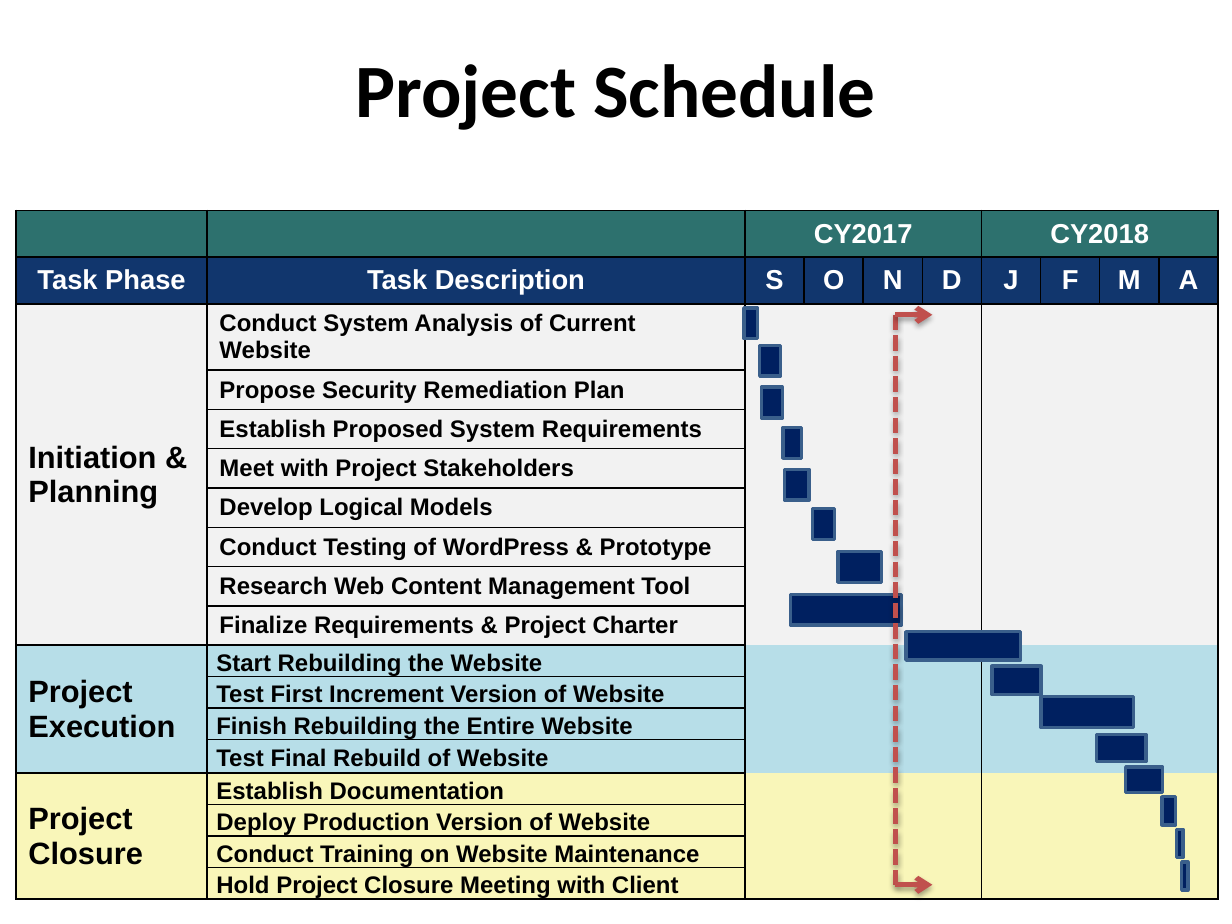
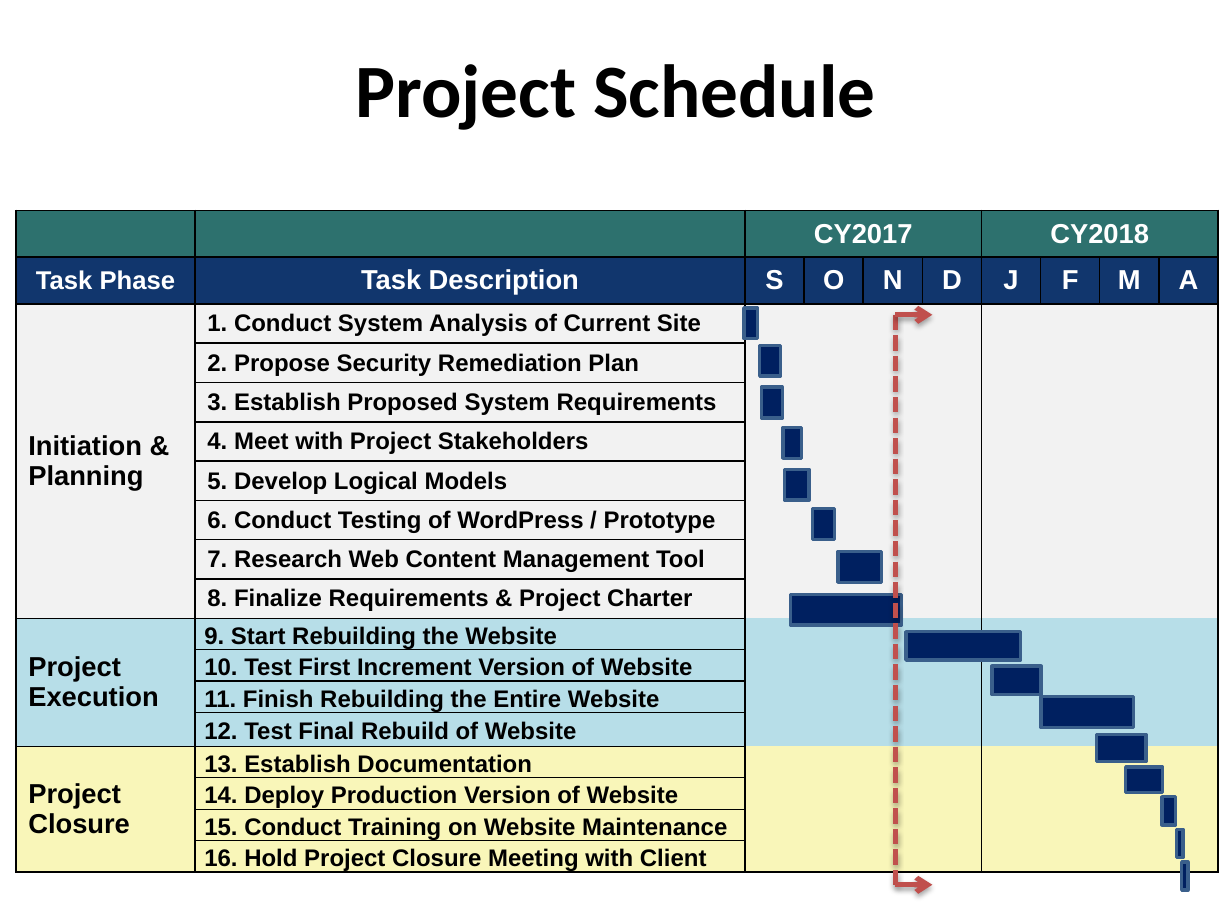
Before and after one commit to ehsantos11/MIST7590-Smithgall-Project, a slide deck: slide 5 of SGW Project Update (Final) 15Nov17.pptx. Drawn at 1232x924 pixels with LibreOffice and Linux fonts; fonts in the diff are those of the drawing; background and template pictures are left out. Boxes give left, top, right and bottom in pixels: in the first picture for what was removed or moved away, otherwise in the second. Text is boxed around its words. In the diff, an @@ line names an element or a change of style, - is before the commit and + after.

Commit message:
Updated Project Update (Final) 15Nov17
Needs team review

```diff
--- a/SGW Project Update (Final) 15Nov17.pptx
+++ b/SGW Project Update (Final) 15Nov17.pptx
@@ table at box(16, 211, 1217, 898) @@
-row 3, column 2: Conduct System Analysis of Current Website
+row 3, column 2: 1. Conduct System Analysis of Current Site
-row 4, column 2: Propose Security Remediation Plan
+row 4, column 2: 2. Propose Security Remediation Plan
-row 5, column 2: Establish Proposed System Requirements
+row 5, column 2: 3. Establish Proposed System Requirements
-row 6, column 2: Meet with Project Stakeholders
+row 6, column 2: 4. Meet with Project Stakeholders
-row 7, column 2: Develop Logical Models
+row 7, column 2: 5. Develop Logical Models
-row 8, column 2: Conduct Testing of WordPress & Prototype
+row 8, column 2: 6. Conduct Testing of WordPress / Prototype
-row 9, column 2: Research Web Content Management Tool
+row 9, column 2: 7. Research Web Content Management Tool
-row 10, column 2: Finalize Requirements & Project Charter
+row 10, column 2: 8. Finalize Requirements & Project Charter
-row 11, column 2: Start Rebuilding the Website
+row 11, column 2: 9. Start Rebuilding the Website
-row 12, column 2: Test First Increment Version of Website
+row 12, column 2: 10. Test First Increment Version of Website
-row 13, column 2: Finish Rebuilding the Entire Website
+row 13, column 2: 11. Finish Rebuilding the Entire Website
-row 14, column 2: Test Final Rebuild of Website
+row 14, column 2: 12. Test Final Rebuild of Website
-row 15, column 2: Establish Documentation
+row 15, column 2: 13. Establish Documentation
-row 16, column 2: Deploy Production Version of Website
+row 16, column 2: 14. Deploy Production Version of Website
-row 17, column 2: Conduct Training on Website Maintenance
+row 17, column 2: 15. Conduct Training on Website Maintenance
-row 18, column 2: Hold Project Closure Meeting with Client
+row 18, column 2: 16. Hold Project Closure Meeting with Client
@@ size 16 to 15 pt in "Task Phase" @@
@@ size 18 to 16 pt in "Initiation & Planning", "Project Execution", "Project Closure" @@
```
Also in this commit, not shown: 3 other slides changed, 1 slide added, 3 slides removed.
